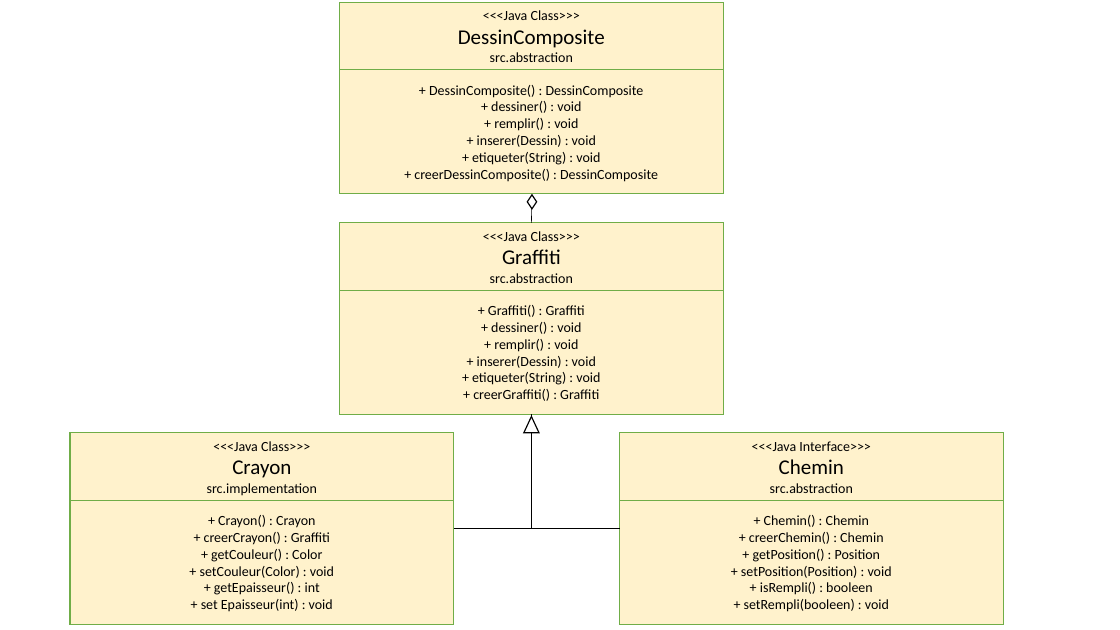
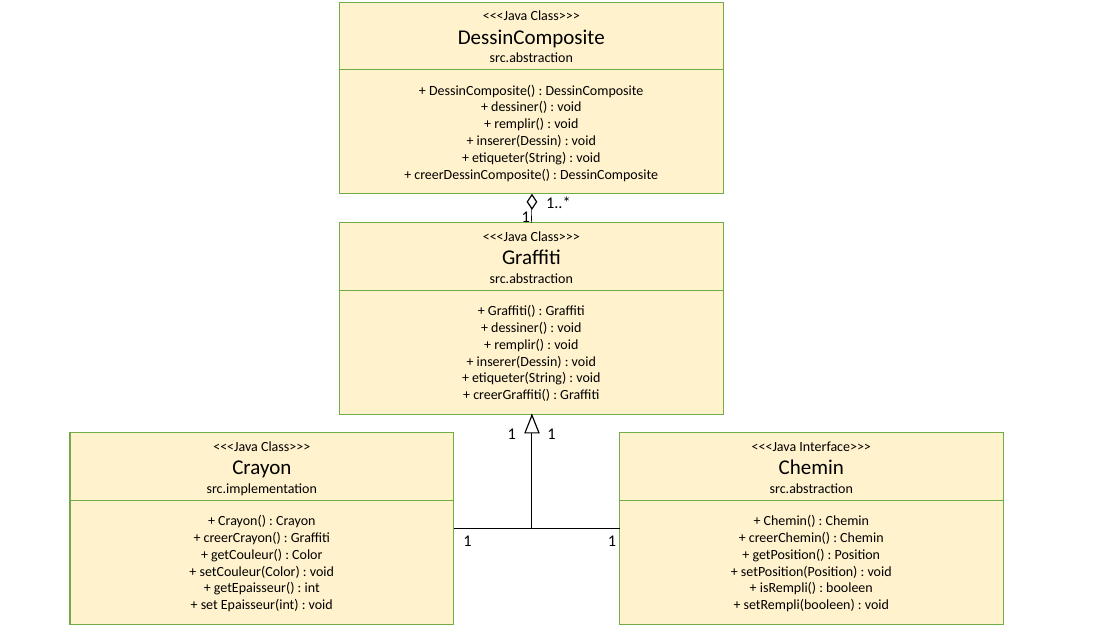
Before and after one commit to Gayout/dessin_vectoriel, a slide deck: slide 2 of patterns.pptx (slide 1 before the commit). Drawn at 1120x630 pixels with LibreOffice and Linux fonts; fonts in the diff are those of the drawing. Boxes give left, top, right and bottom in pixels: in the first picture for what was removed or moved away, otherwise in the second. Text is boxed around its words. In the diff, an @@ line names an element or a change of style, - is before the commit and + after.

```diff
--- a/patterns.pptx
+++ b/patterns.pptx
@@ text added at (546,196,571,208), 14 pt, text #000000 @@
+1..*
@@ text added at (522,211,530,223), 14 pt, text #000000 @@
+1
@@ text added at (508,428,516,439), 14 pt, text #000000 @@
+1
@@ text added at (547,428,555,439), 14 pt, text #000000 @@
+1
@@ text added at (463,535,471,546), 14 pt, text #000000 @@
+1
@@ text added at (608,535,616,546), 14 pt, text #000000 @@
+1
```
Also in this commit, not shown: 2 slides added, 2 other files.
